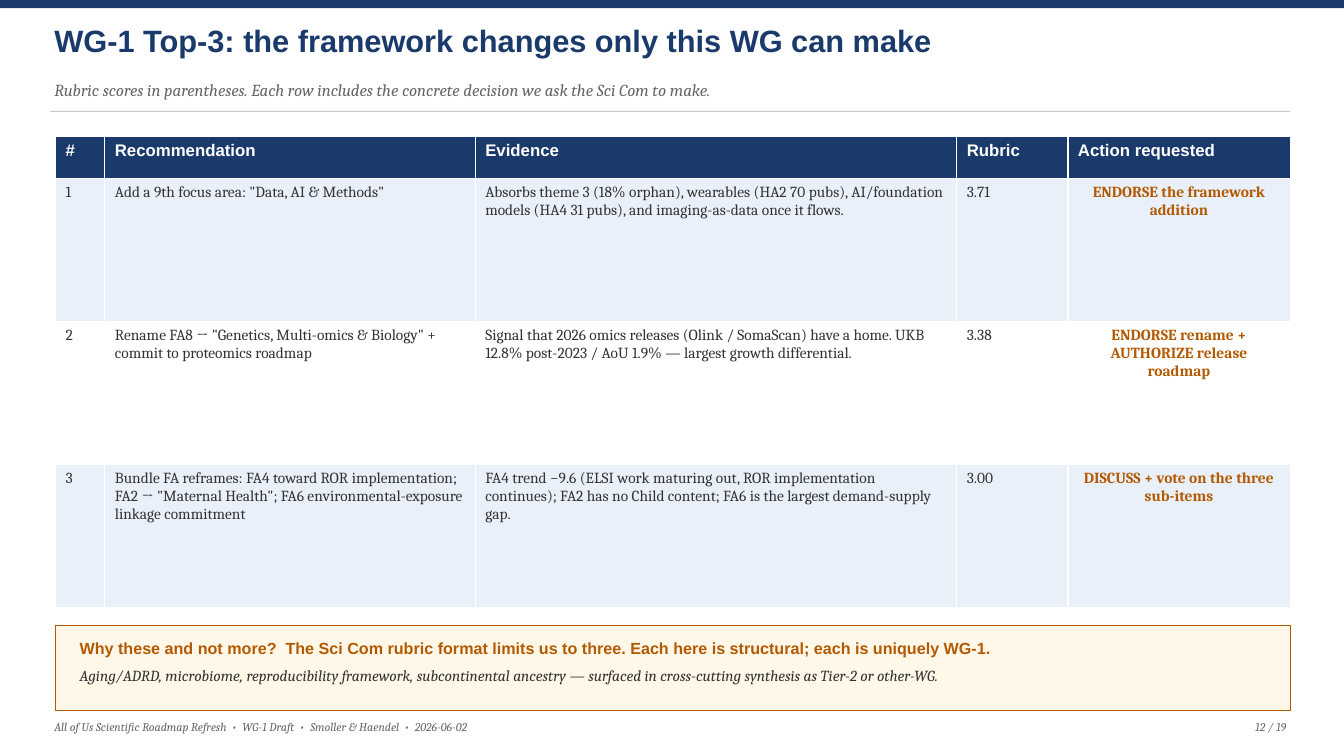
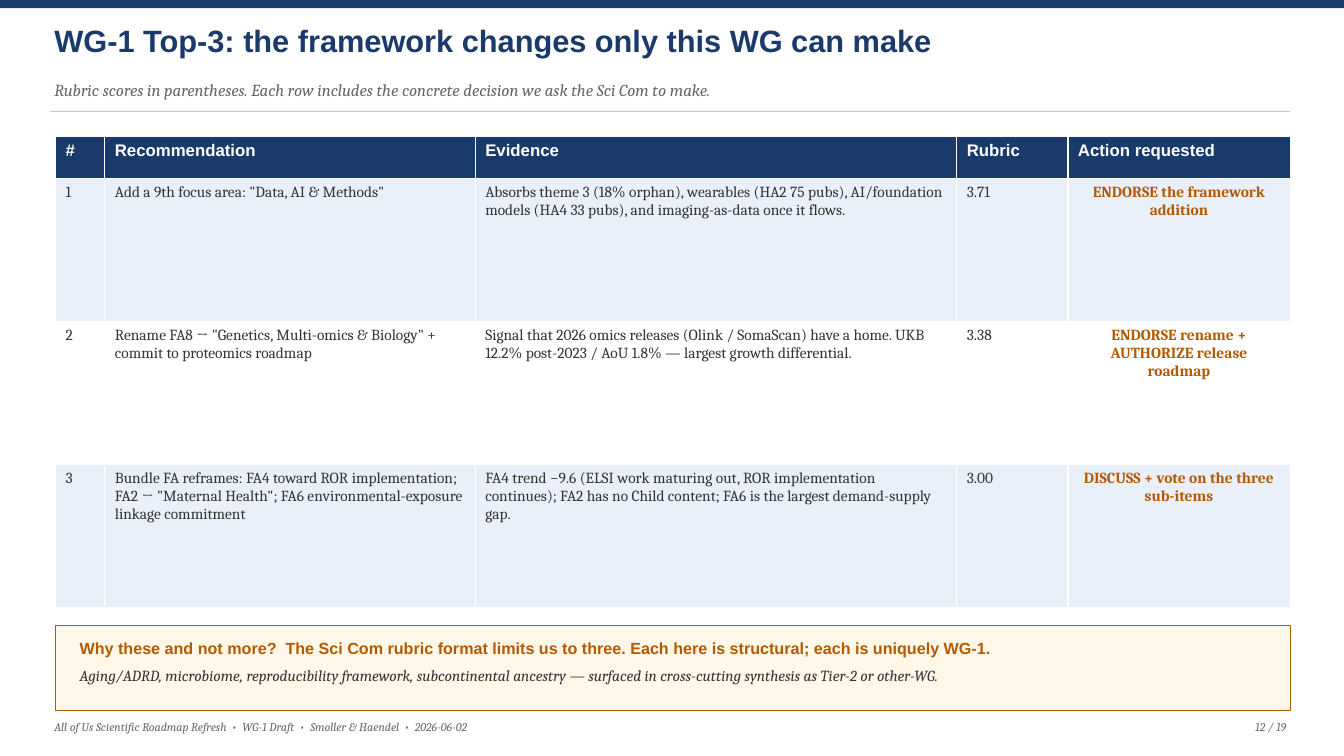
Before and after one commit to mellybelly/all-of-us, a slide deck: slide 12 of resources/deliverables/AoU_Roadmap_Refresh_Draft_Deck.pptx. Drawn at 1344x756 pixels with LibreOffice and Linux fonts; fonts in the diff are those of the drawing. Boxes give left, top, right and bottom in pixels: in the first picture for what was removed or moved away, otherwise in the second. Text is boxed around its words. In the diff, an @@ line names an element or a change of style, - is before the commit and + after.

```diff
--- a/resources/deliverables/AoU_Roadmap_Refresh_Draft_Deck.pptx
+++ b/resources/deliverables/AoU_Roadmap_Refresh_Draft_Deck.pptx
@@ table at [55, 136, 1291, 608] @@
-row 2, column 3: Absorbs theme 3 (18% orphan), wearables (HA2 70 pubs), AI/foundation models (HA4 31 pubs), and imaging-as-data once it flows.
+row 2, column 3: Absorbs theme 3 (18% orphan), wearables (HA2 75 pubs), AI/foundation models (HA4 33 pubs), and imaging-as-data once it flows.
-row 3, column 3: Signal that 2026 omics releases (Olink / SomaScan) have a home. UKB 12.8% post-2023 / AoU 1.9% — largest growth differential.
+row 3, column 3: Signal that 2026 omics releases (Olink / SomaScan) have a home. UKB 12.2% post-2023 / AoU 1.8% — largest growth differential.
```
Also in this commit, not shown: 14 other slides changed, 7 other files.
